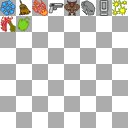
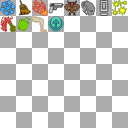
Two versions of the same layered image (128 × 128). Layer-by-layer changes:
added layer "orb-direction.png" above "leg.png" over left=17, top=16, right=64, bottom=32
added layer "leg.png" above "bell-pepper.png" over left=17, top=16, right=64, bottom=32
moved "bell-pepper.png" above "broom.png" over left=17, top=16, right=64, bottom=32